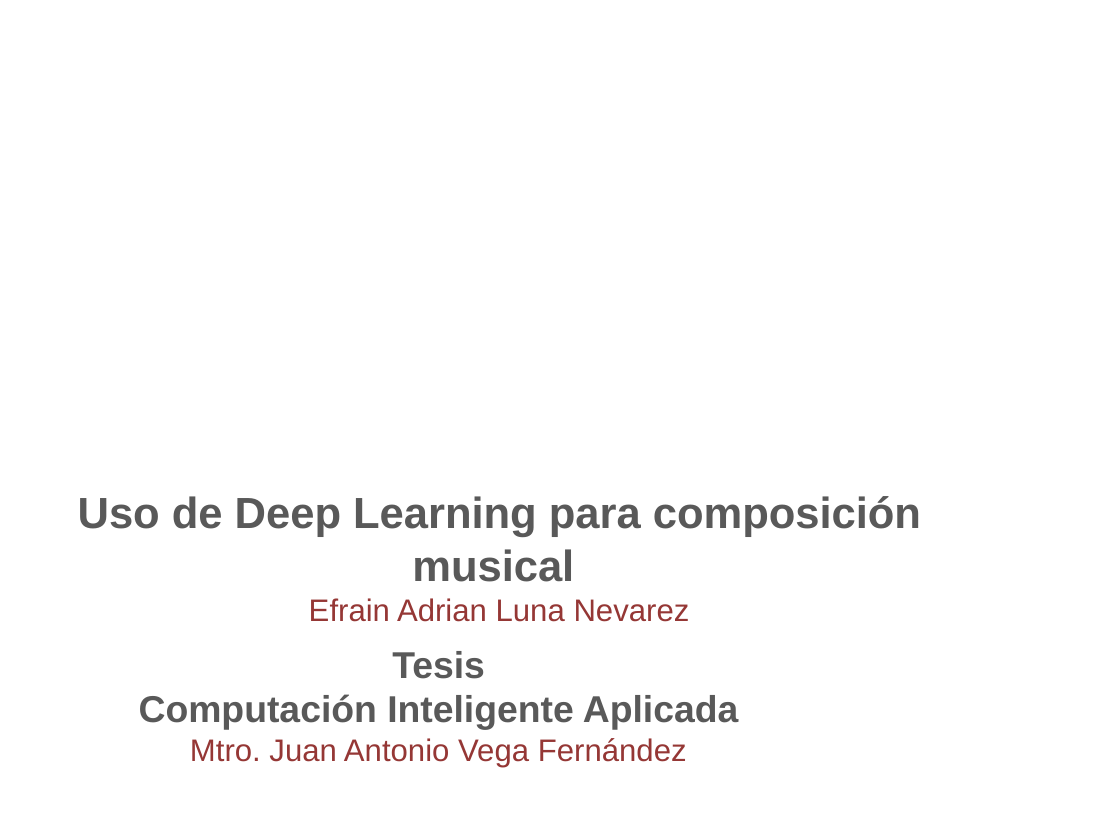
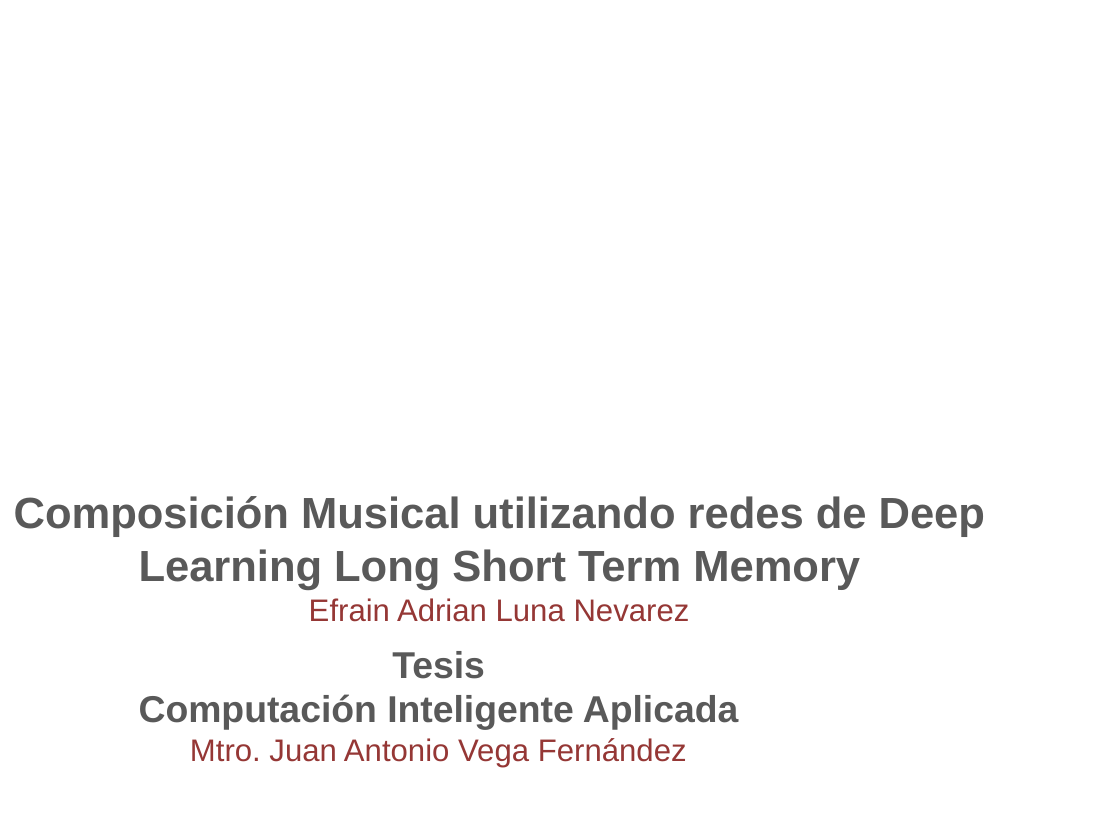
Before and after one commit to ealn/Tesis, a slide deck: slide 1 of documentos/Presentacion.pptx. Drawn at 1120x840 pixels with LibreOffice and Linux fonts; fonts in the diff are those of the drawing; background and template pictures are left out. Boxes give left, top, right and bottom in pixels: in the first picture for what was removed or moved away, otherwise in the second. Text is boxed around its words. In the diff, an @@ line names an element or a change of style, - is before the commit and + after.

Commit message:
Se realizaron correcciones a la presentacion

```diff
--- a/documentos/Presentacion.pptx
+++ b/documentos/Presentacion.pptx
@@ text at (14,496,985,590): text changed @@
-Uso de Deep Learning para composición musical
+Composición Musical utilizando redes de Deep Learning Long Short Term Memory
```
